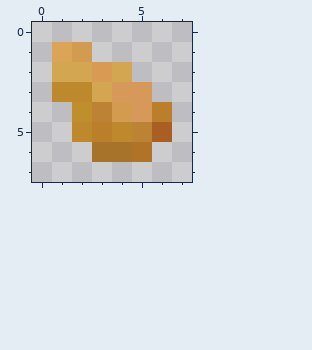
File history of a pixel-art sprite, img/tendies.png. The picture above is the old version.
The file is 80x80 pixels, drawn in blocks of 10x10; one block is one cell here. Colours within 5 levels of each other are drawn and written as one.
After:
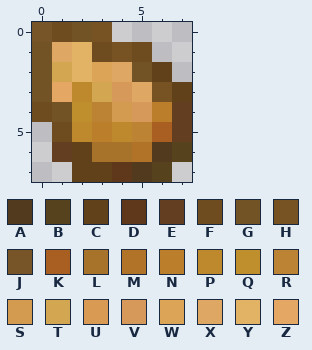
Palette (. is transparent): A #513a1d  B #56431e  C #60411a  D #5f381b  E #643e20  F #6e4c20  G #715326  H #775223  J #785429  K #a95f22  L #a7732a  M #b17327  N #bb7f2c  P #be892c  Q #bf8f2d  R #bc8334  S #d29b4f  T #d3a652  U #d99b54  V #d7995a  W #dba456  X #dea763  Y #e2b265  Z #e5a764
From the commit log: more tendies for better sprite Signed-off-by: Adrian Garza <adrianhgarza@gmail.com>
From old to new:
@@ x 0..7 @@
-0 ........
-1 .WS.....
-2 .TTUT...
-3 .PPTVV..
-4 ..QRSVN.
-5 ..PNPRK.
-6 ...LLM..
-7 ........
+0 JFGH....
+1 GXYFHF..
+2 GTYWXGC.
+3 GZPTVXHC
+4 FGQRSVNE
+5 .FPNPRKE
+6 .ECLLMAB
+7 ..CCDAB.
